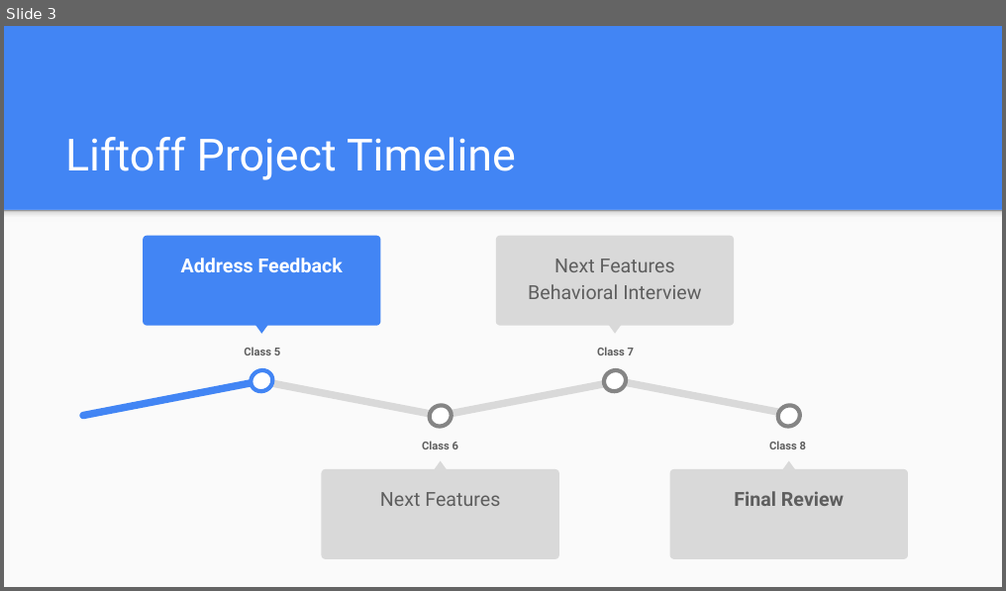
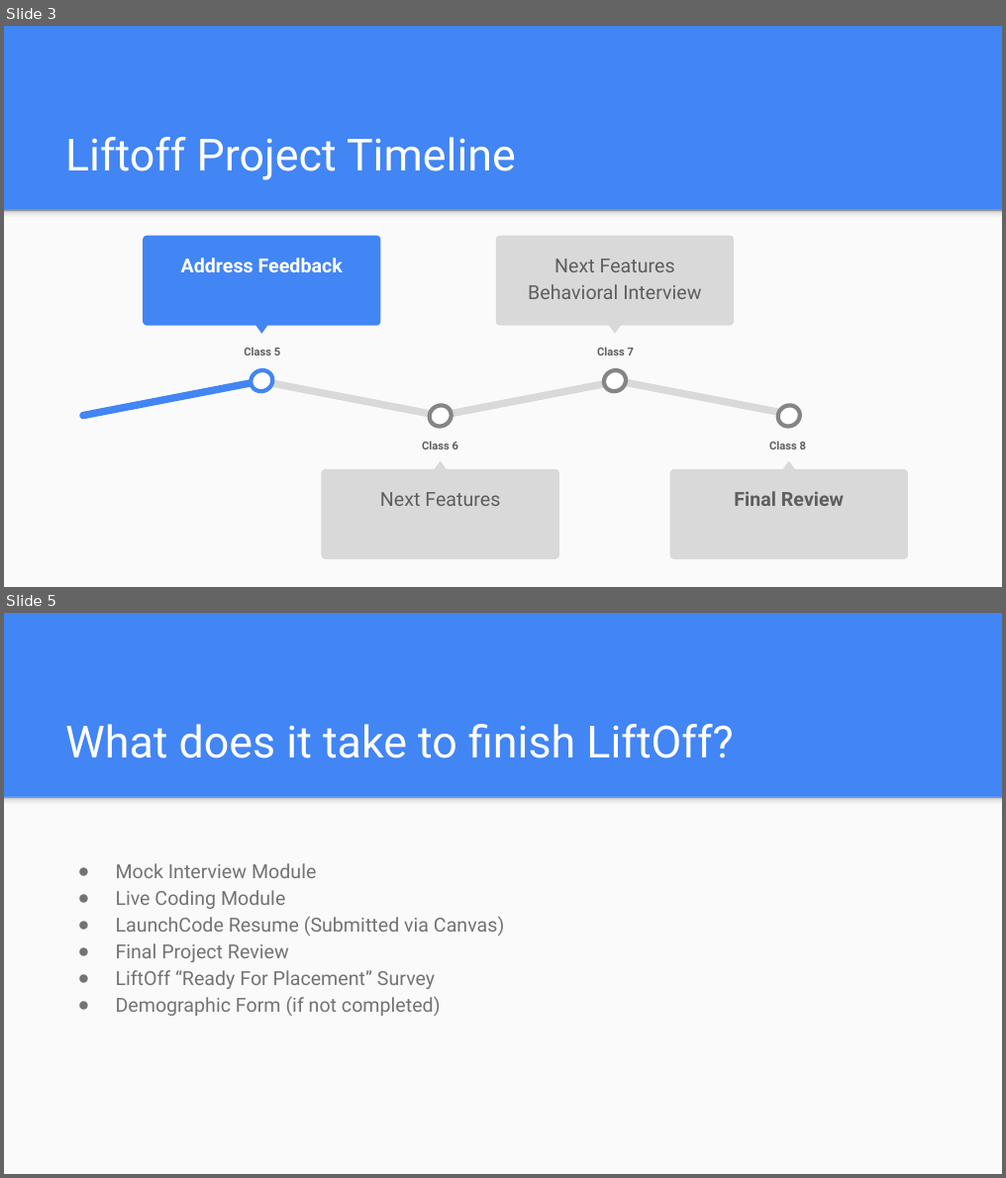
Before and after one commit to icon5585/liftoff-presentations, a slide deck: Class 5 Slides.pptx. Shown one above the other, each under a label of ours: slide 3 before the commit, slides 3 and 5 after it; the slides between them are not shown. The pictures are 1006x591 and 1006x1178 pixels, drawn with LibreOffice and Linux fonts; fonts in the diff are those of the drawing. Boxes give left, top, right and bottom in pixels: in the first picture for what was removed or moved away, otherwise in the second. Text is boxed around its words. In the diff, an @@ line names an element or a change of style, - is before the commit and + after.

```diff
--- a/Class 5 Slides.pptx
+++ b/Class 5 Slides.pptx
@@ slide 5 added at bbox=[4, 613, 1002, 1174], background #4285F4; not listed: 2 template elements that a slide beside it also shows @@
@@ title added at bbox=[65, 724, 733, 759], 32 pt, text #FFFFFF @@
+What does it take to finish LiftOff?
@@ text added at bbox=[116, 863, 504, 1016], 14 pt, text #737373 @@
+● Mock Interview Module
+● Live Coding Module
+● LaunchCode Resume (Submitted via Canvas)
+● Final Project Review
+● LiftOff “Ready For Placement” Survey
+● Demographic Form (if not completed)
```
Also in this commit, not shown: 2 slides changed, 12 other slides added, 4 slides removed.
